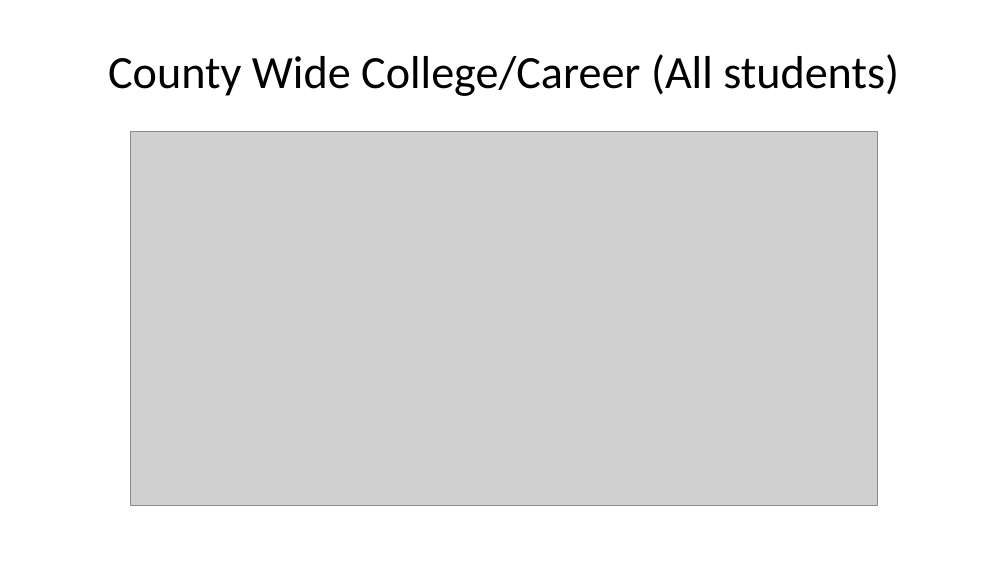
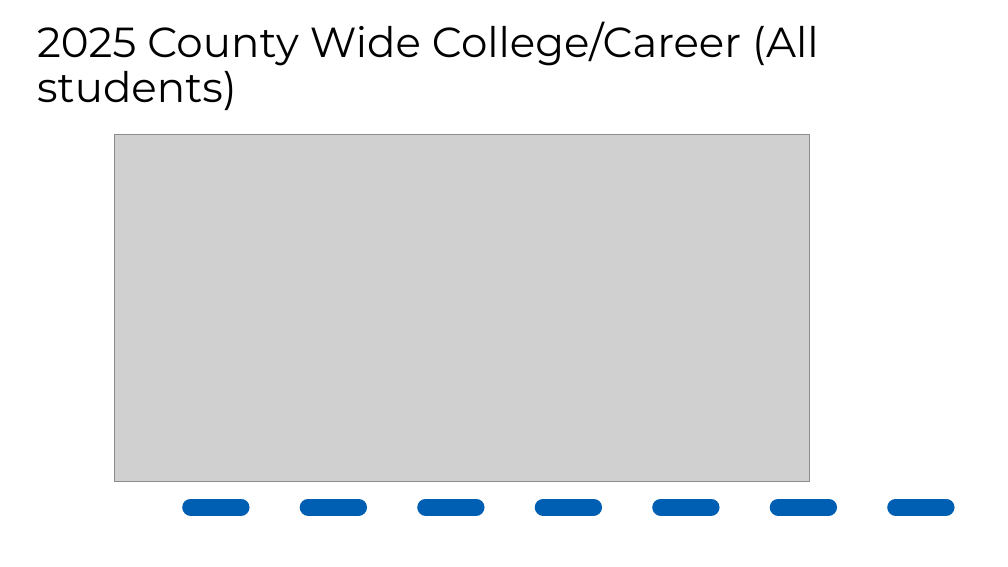
Before and after one commit to jknapp06/CADashboard, a slide deck: slide 13 of output/dashboard_summary.pptx. Drawn at 1008x567 pixels with LibreOffice and Linux fonts; fonts in the diff are those of the drawing; grey boxes stand for pictures; background and template pictures are left out. Boxes give left, top, right and bottom in pixels: in the first picture for what was removed or moved away, otherwise in the second. Text is boxed around its words. In the diff, an @@ line names an element or a change of style, - is before the commit and + after.

```diff
--- a/output/dashboard_summary.pptx
+++ b/output/dashboard_summary.pptx
@@ title "2025 County Wide College/Career (All ..." at (x1=37, y1=21, x2=819, y2=110): vertical alignment middle to bottom @@
@@ title at (x1=37, y1=21, x2=819, y2=110): text changed; size 33 to 30 pt; font Calibri to Montserrat @@
-County Wide College/Career (All students)
+2025 County Wide College/Career (All students)
@@ picture resized from (x1=130, y1=132, x2=878, y2=506) to (x1=115, y1=134, x2=809, y2=481) @@
@@ line added from (191, 507) to (1008, 507), #005FB2 12 pt dashed @@
```
Also in this commit, not shown: 20 other slides changed, 3 slides added, 3 slides removed, 26 other files.
